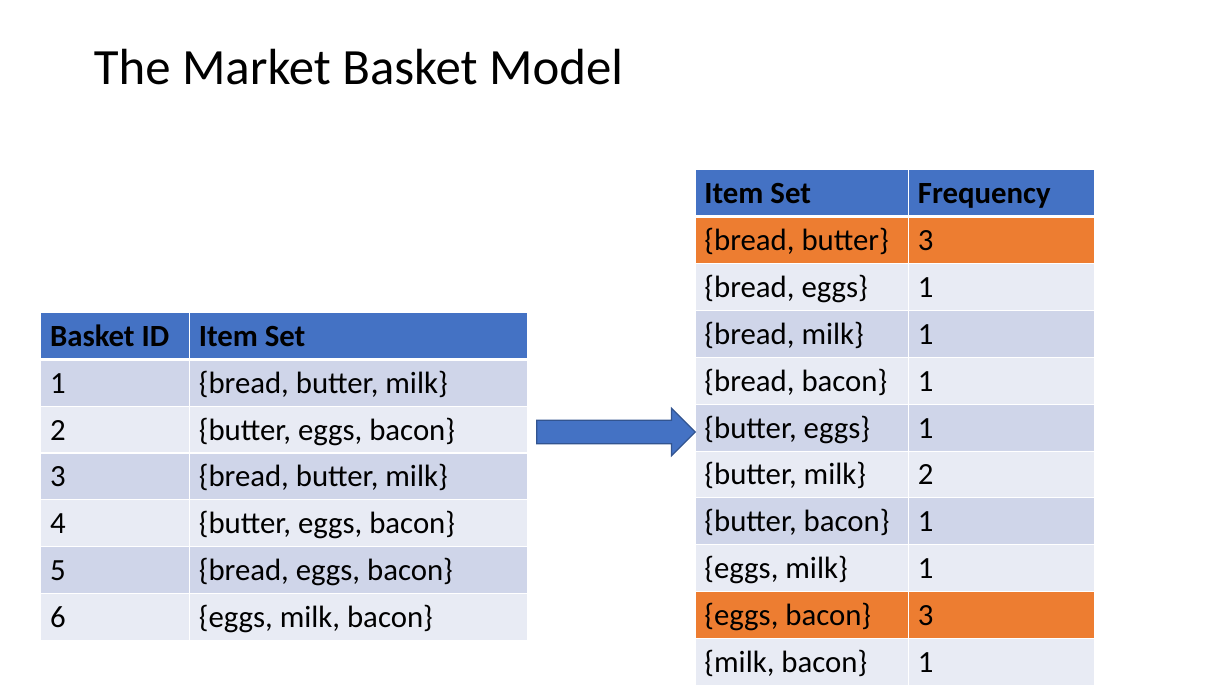
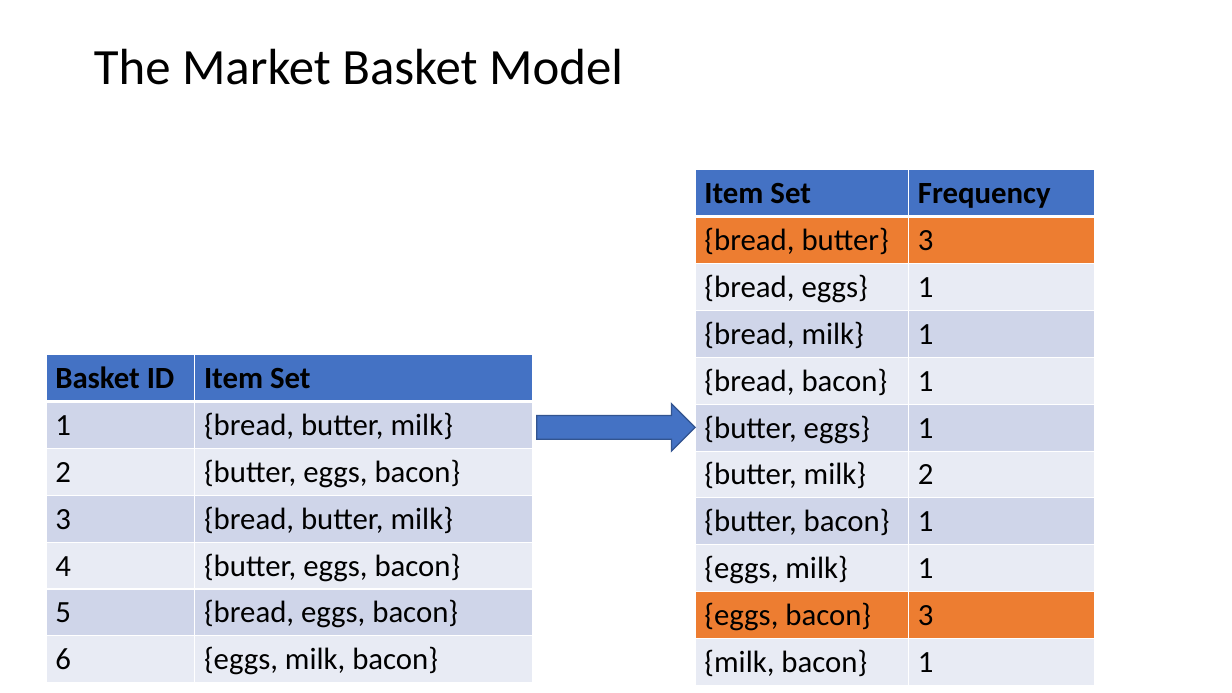
Before and after one commit to StephenElston/CSCI-E-108, a slide deck: slide 4 of slides/10_AssociationsFrequentItems.pptx. Drawn at 1232x693 pixels with LibreOffice and Linux fonts; fonts in the diff are those of the drawing; grey boxes stand for pictures. Boxes give left, top, right and bottom in pixels: in the first picture for what was removed or moved away, otherwise in the second. Text is boxed around its words. In the diff, an @@ line names an element or a change of style, - is before the commit and + after.

```diff
--- a/slides/10_AssociationsFrequentItems.pptx
+++ b/slides/10_AssociationsFrequentItems.pptx
@@ table: place and size @@
-table at box(41, 312, 528, 637)
+table at box(46, 355, 533, 679)
@@ right arrow: place and size @@
-right arrow at box(537, 409, 696, 456)
+right arrow at box(537, 404, 696, 451)
```
Also in this commit, not shown: 12 other slides changed, 1 slide added.
